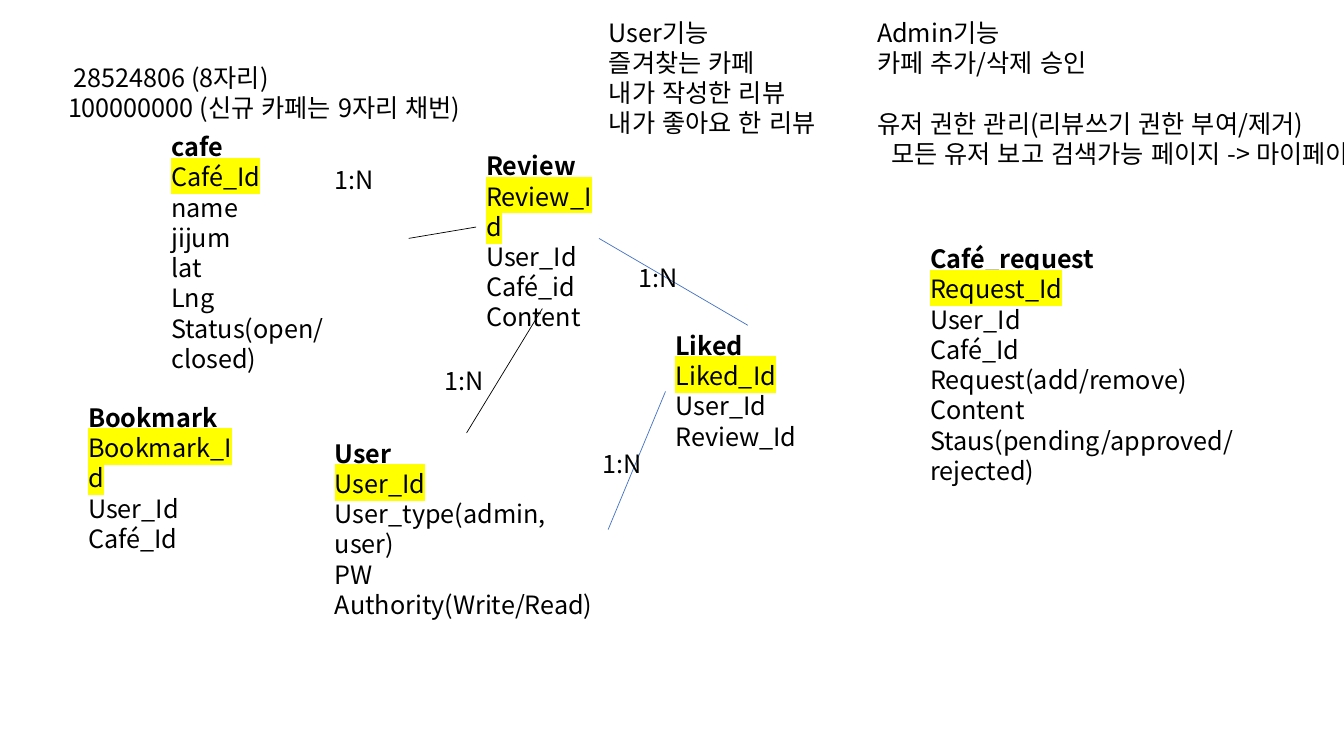
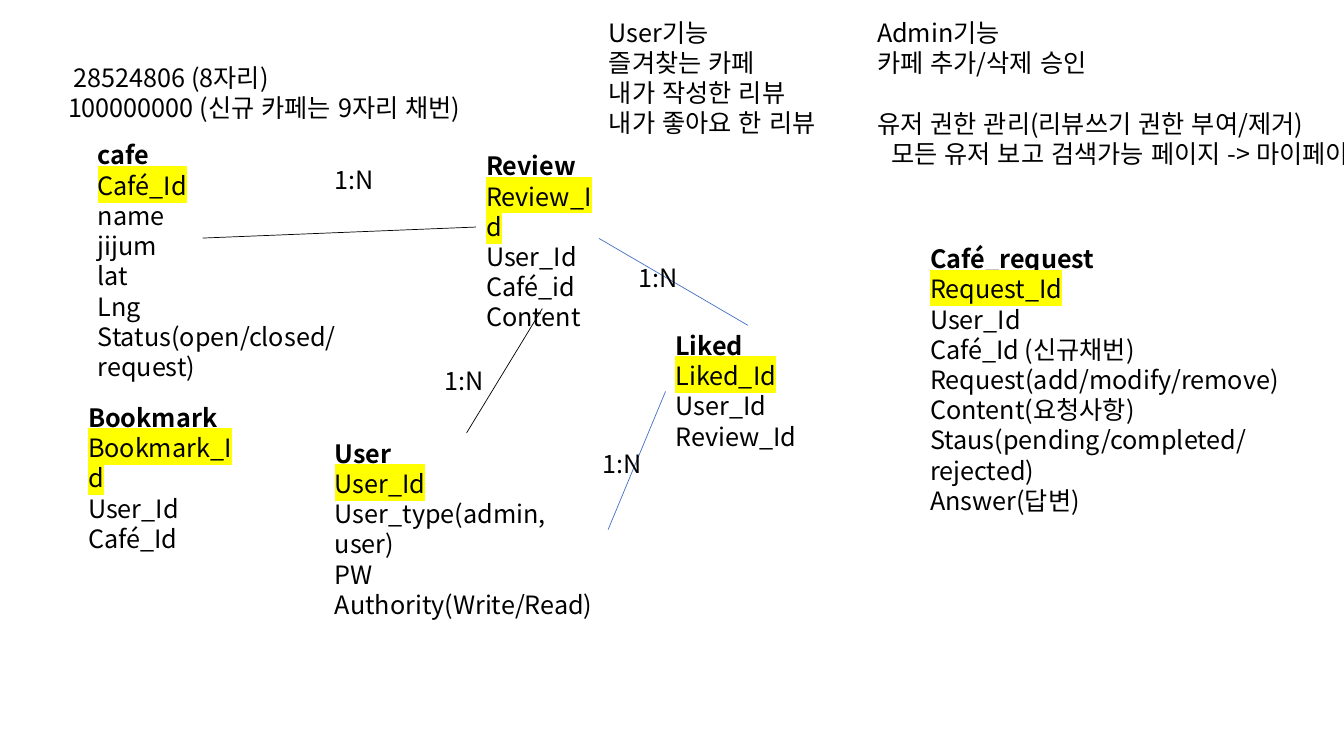
Before and after one commit to wanja727/kgj-guide, a slide deck: slide 5 of 카페를 방랑하는 카공족을 위한 안내서.pptx. Drawn at 1344x756 pixels with LibreOffice and Linux fonts; fonts in the diff are those of the drawing. Boxes give left, top, right and bottom in pixels: in the first picture for what was removed or moved away, otherwise in the second. Text is boxed around its words. In the diff, an @@ line names an element or a change of style, - is before the commit and + after.

```diff
--- a/카페를 방랑하는 카공족을 위한 안내서.pptx
+++ b/카페를 방랑하는 카공족을 위한 안내서.pptx
@@ text "cafe": place and size @@
-text "cafe" at [171, 135, 323, 344]
+text "cafe" at [98, 143, 336, 352]
@@ line moved from (408, 239) - (476, 227) to (476, 227) - (203, 238) @@
@@ text at [98, 320, 336, 352]: text changed @@
-Status(open/closed)
+Status(open/closed/request)
@@ text at [930, 337, 1278, 515]: text changed @@
-Café_Id
-Request(add/remove)
-Content
-Staus(pending/approved/rejected)
+Café_Id (신규채번)
+Request(add/modify/remove)
+Content(요청사항)
+Staus(pending/completed/rejected)
+Answer(답변)
```
Also in this commit, not shown: 4 slides added, 9 other files.
